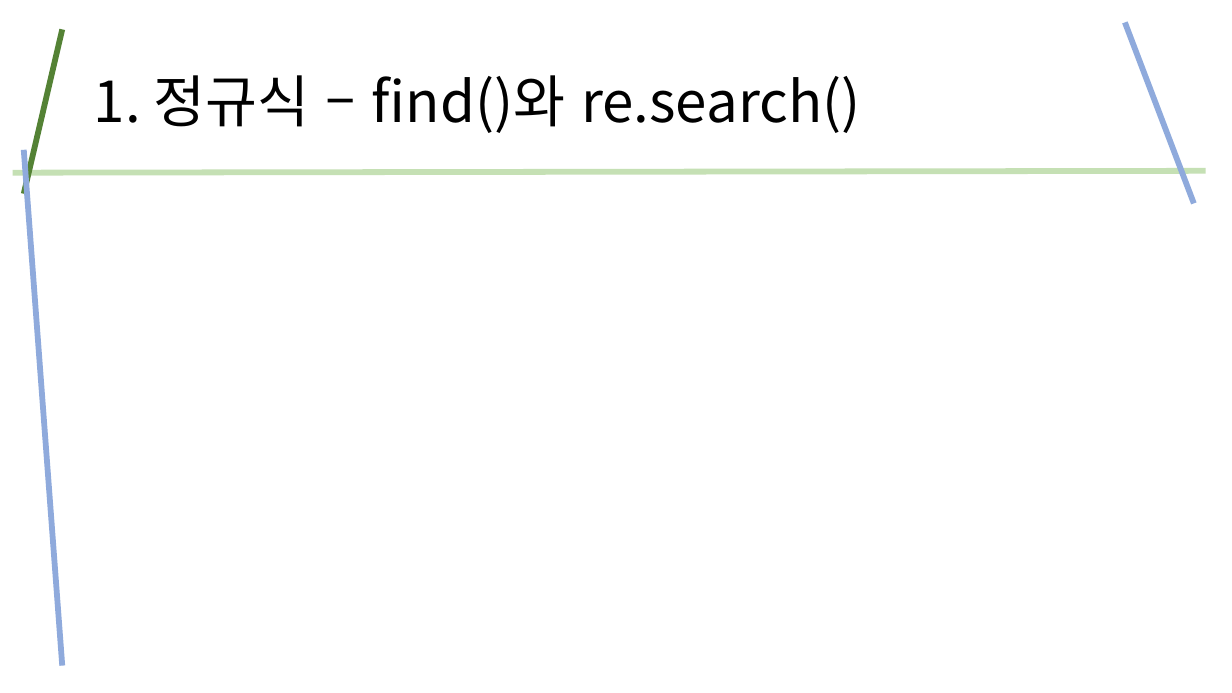
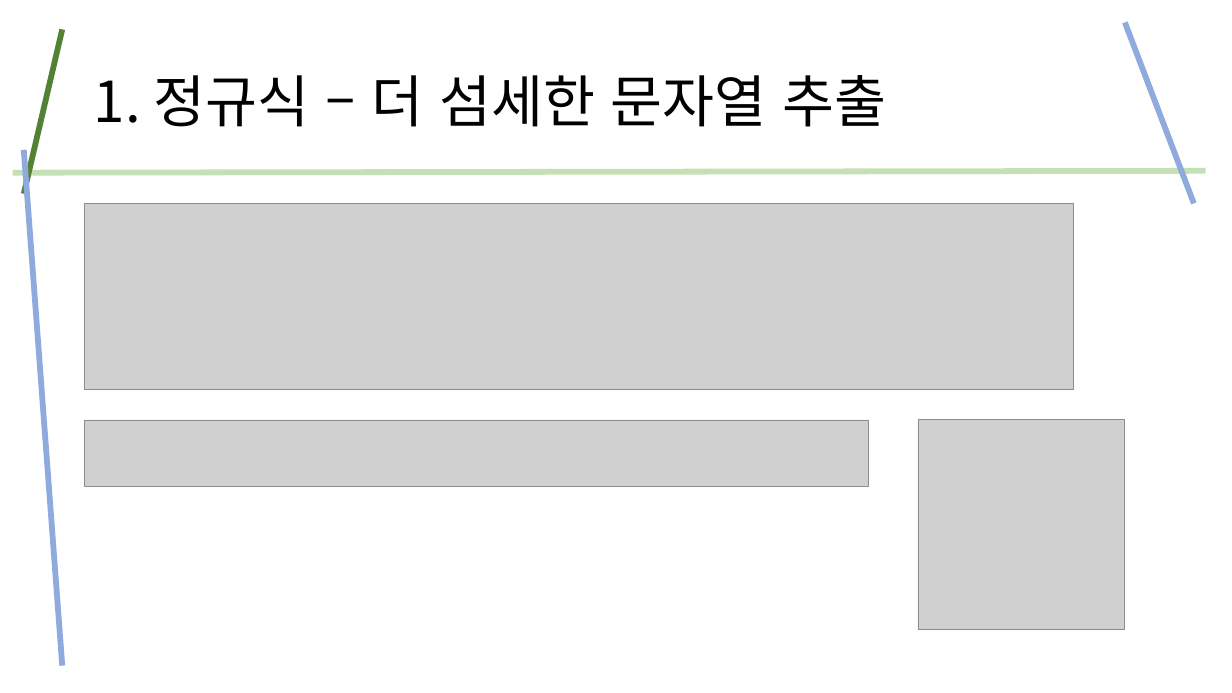
Before and after one commit to kig2929kig/ui, a slide deck: slide 17 of 정규식.pptx (slide 16 before the commit). Drawn at 1232x693 pixels with LibreOffice and Linux fonts; fonts in the diff are those of the drawing; grey boxes stand for pictures. Boxes give left, top, right and bottom in pixels: in the first picture for what was removed or moved away, otherwise in the second. Text is boxed around its words. In the diff, an @@ line names an element or a change of style, - is before the commit and + after.

```diff
--- a/정규식.pptx
+++ b/정규식.pptx
@@ title at (94,75,886,127): text changed @@
-1. 정규식 – find()와 re.search()
+1. 정규식 – 더 섬세한 문자열 추출
@@ picture added at (85,203,1074,389) @@
@@ picture added at (85,421,870,487) @@
@@ picture added at (919,421,1126,630) @@
```
Also in this commit, not shown: 4 other slides changed, 8 slides added.
